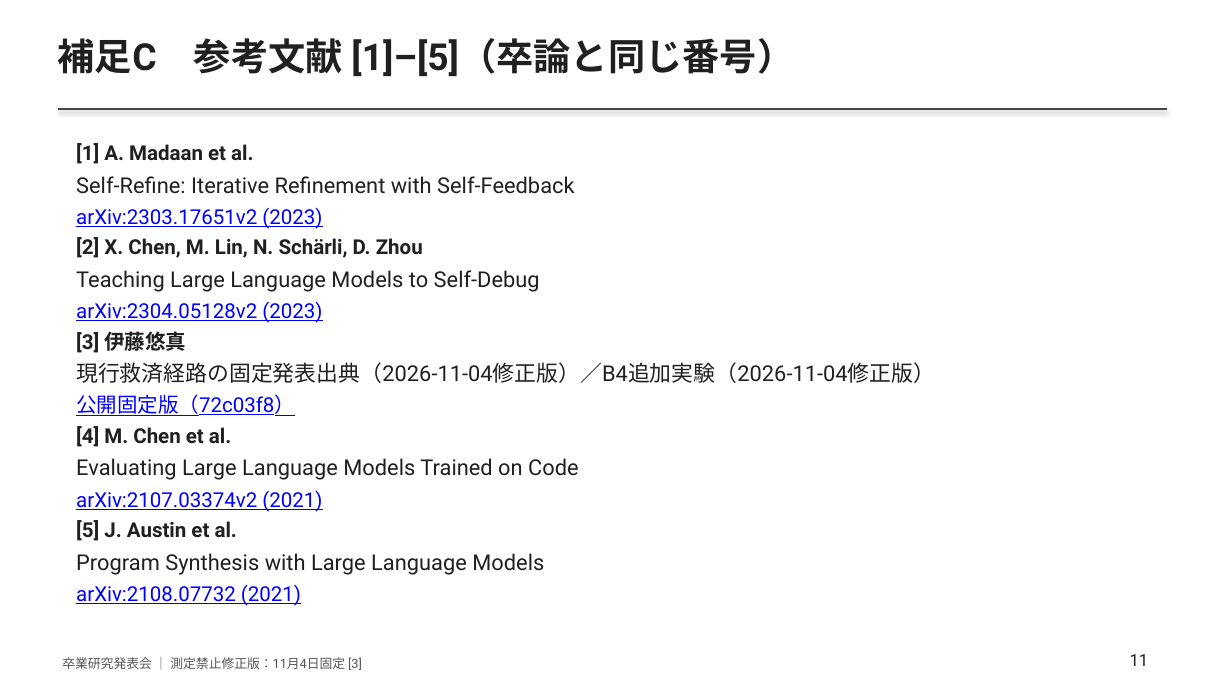
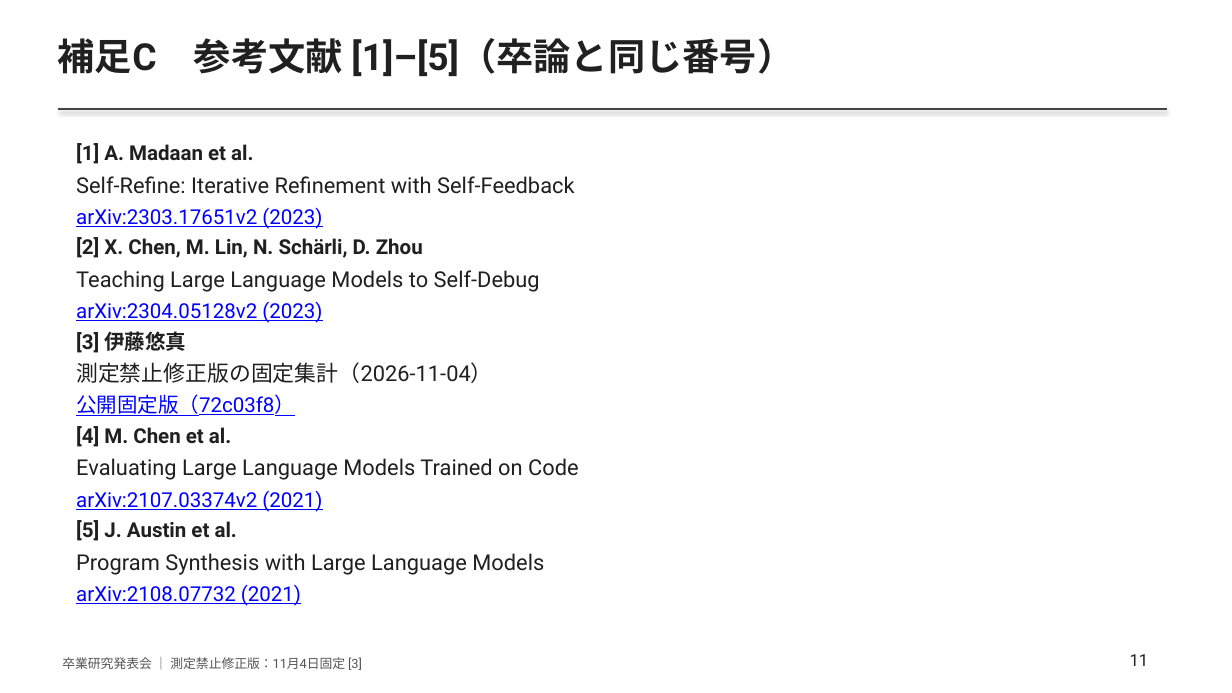
Before and after one commit to yuuma-ito/2026_ito_qLLM-ver3, a slide deck: slide 11 of docs/graduation2026/slides.pptx. Drawn at 1232x693 pixels with LibreOffice and Linux fonts; fonts in the diff are those of the drawing. Boxes give left, top, right and bottom in pixels: in the first picture for what was removed or moved away, otherwise in the second. Text is boxed around its words. In the diff, an @@ line names an element or a change of style, - is before the commit and + after.

Commit message:
docs: 発表スライドを最新卒論の説明と出典に同期

```diff
--- a/docs/graduation2026/slides.pptx
+++ b/docs/graduation2026/slides.pptx
@@ text at (x1=76, y1=362, x2=493, y2=383): text changed @@
-現行救済経路の固定発表出典（2026-11-04修正版）／B4追加実験（2026-11-04修正版）
+測定禁止修正版の固定集計（2026-11-04）
```
Also in this commit, not shown: 4 other slides changed, 8 other files.
